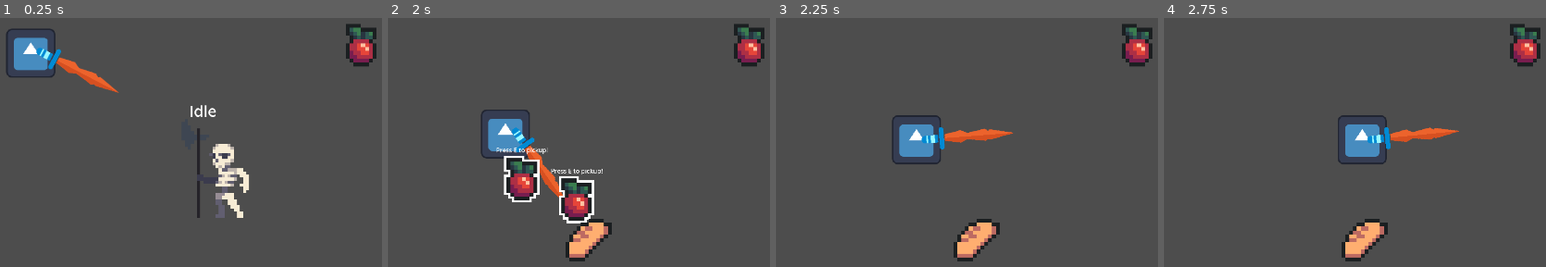
Above: before the commit, frames 1-4 (left to right).
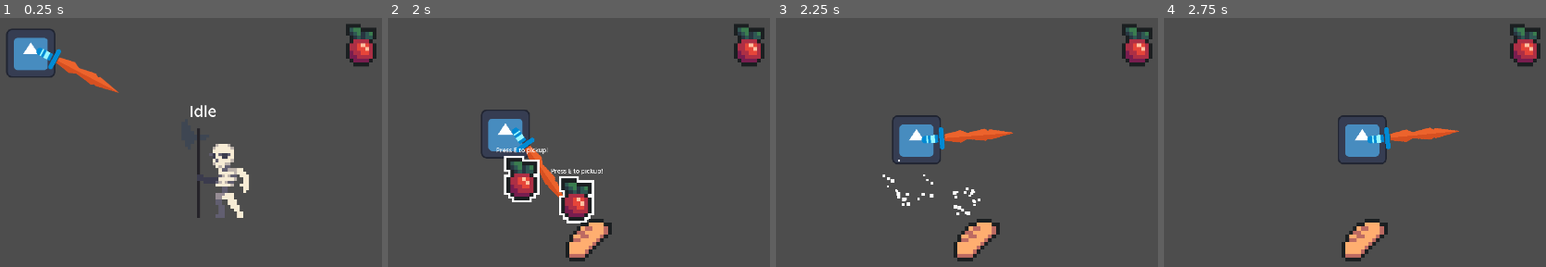
Above: after the commit, the same moments.

Repository: TBrush123/cooking-game
Game: Godot game, scene res://Test/node.tscn
Same seed, same stepped clock (60 frames per second), same inputs: the game is played once before the commit and once after it. The engine's default icon, where the game draws it, is replaced by a stand-in: a white triangle on a blue panel in a dark square.
Inputs (mouse positions are in pixels of both pictures, inside the frame that each line leads up to):
- Up to frame 1 (0.25 s): no input
- Up to frame 2 (2 s): move the mouse to (outside the picture) at 0.52 s; hold D (Right) 0.53-1.28 s; tap E (Pickup) at 0.6, 1.55 s; move the mouse to (586, 232) at 1.27 s; hold S (Down) from 1.28 s (still down); click (586, 232) at 1.35 s
- Up to frame 3 (2.25 s): tap E (Pickup) at 2, 2.1 s; move the mouse to (outside the picture) at 2.02 s; release S (Down) at 2.03 s; hold D (Right) from 2.03 s (still down)
- Up to frame 4 (2.75 s): keep holding D (Right)

Frames 1-2 are identical in both runs. In frame 3, 0.4% of the frame differs, in the area x 27-54%, y 56-80%; in frame 4, nothing differs.

Commit message:
Made item pickup particles

Diff:
--- a/Items/item.gd
+++ b/Items/item.gd
@@ -2,6 +2,7 @@
 @export var sprite: Sprite2D
 @export var item_name: String
 @export var label: Label
+@export var pickup_sparkle_scene: PackedScene
 
 var allow_pickup := false
 
@@ -22,5 +23,9 @@
 	label.text = ""
 
 func pickup():
+	var pickup_sparkle = pickup_sparkle_scene.instantiate()
+	pickup_sparkle.position = global_position
+	get_parent().add_child(pickup_sparkle)
+	pickup_sparkle.restart()
 	Global.add_ingredient(item_name)
 	queue_free()
--- a/Items/item.tscn
+++ b/Items/item.tscn
@@ -1,6 +1,7 @@
-[gd_scene load_steps=6 format=3 uid="uid://cyu0hcofu1knc"]
+[gd_scene load_steps=7 format=3 uid="uid://cyu0hcofu1knc"]
 
 [ext_resource type="Script" uid="uid://cr70ren1nn4k6" path="res://Items/item.gd" id="1_p2kau"]
+[ext_resource type="PackedScene" uid="uid://cg5bv8o1ttlno" path="res://Items/pickup_sparkle.tscn" id="2_3dnog"]
 [ext_resource type="Texture2D" uid="uid://dn207excim61x" path="res://Items/Assets/Food_0.png" id="3_3dnog"]
 
 [sub_resource type="Shader" id="Shader_p2kau"]
@@ -54,6 +55,7 @@
 script = ExtResource("1_p2kau")
 sprite = NodePath("Sprite2D")
 label = NodePath("Label")
+pickup_sparkle_scene = ExtResource("2_3dnog")
 
 [node name="Sprite2D" type="Sprite2D" parent="."]
 material = SubResource("ShaderMaterial_3dnog")
--- /dev/null
+++ b/Items/pickup_sparkle.tscn
@@ -0,0 +1,15 @@
+[gd_scene format=3 uid="uid://cg5bv8o1ttlno"]
+
+[node name="PickupSparkle" type="CPUParticles2D"]
+emitting = false
+amount = 20
+lifetime = 0.4
+one_shot = true
+explosiveness = 1.0
+direction = Vector2(0, 0)
+spread = 180.0
+gravity = Vector2(0, 0)
+initial_velocity_min = 150.0
+initial_velocity_max = 300.0
+scale_amount_min = 5.0
+scale_amount_max = 10.0
